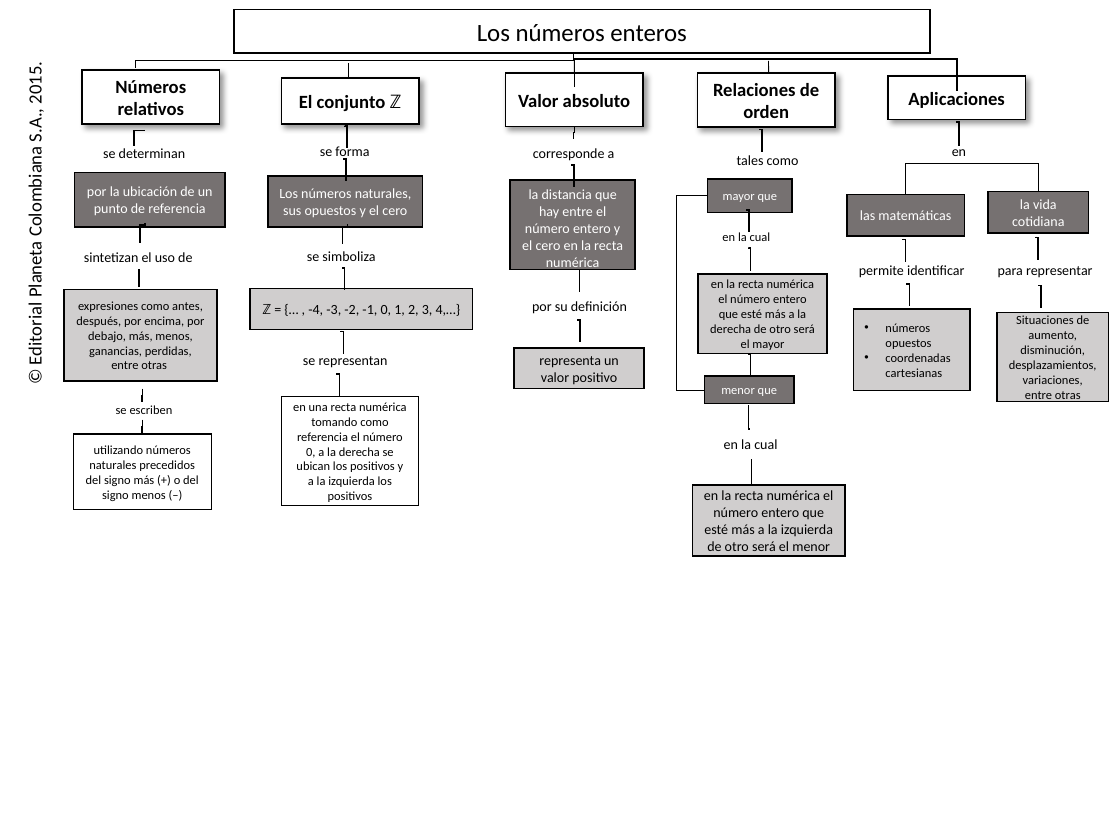
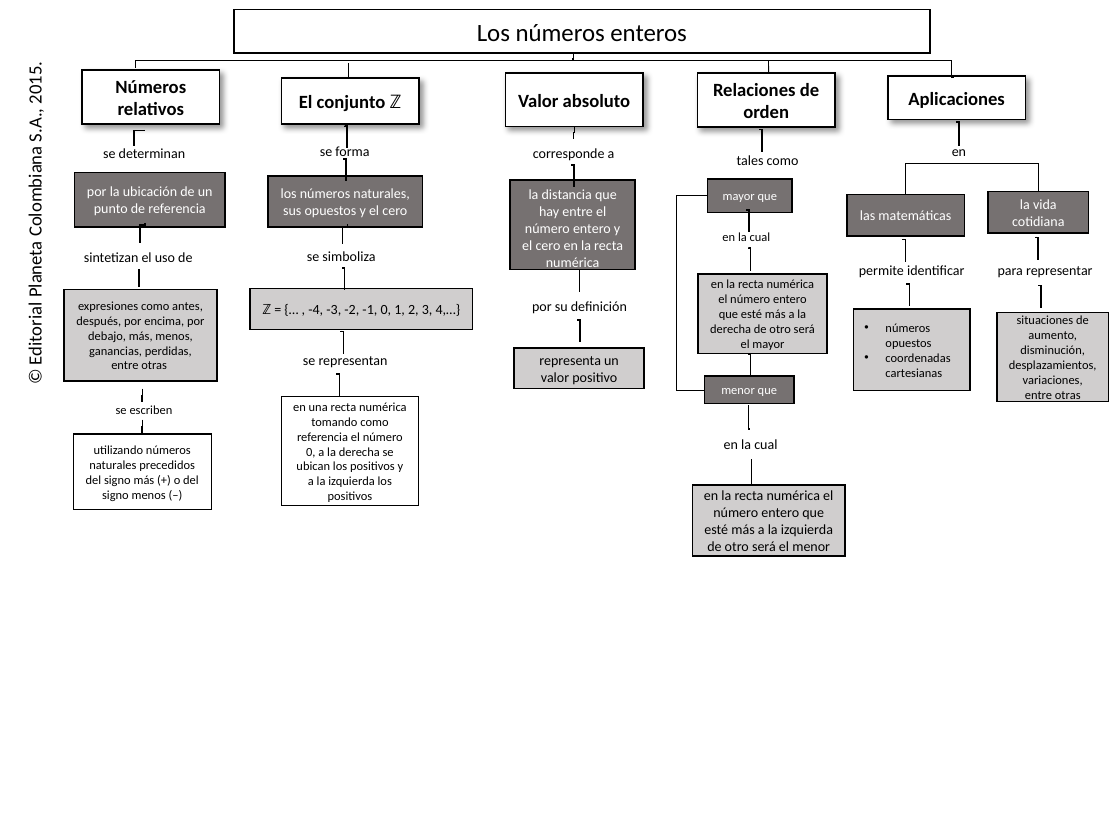
Before and after one commit to AulaPlanetaColombia/Matematicas, a slide deck: slide 1 of fuentes/contenidos/grado07/guion01/MapaConceptual_MA_07_01_CO.pptx. Drawn at 1120x840 pixels with LibreOffice and Linux fonts; fonts in the diff are those of the drawing; background and template pictures are left out. Boxes give left, top, right and bottom in pixels: in the first picture for what was removed or moved away, otherwise in the second. Text is boxed around its words. In the diff, an @@ line names an element or a change of style, - is before the commit and + after.

```diff
--- a/fuentes/contenidos/grado07/guion01/MapaConceptual_MA_07_01_CO.pptx
+++ b/fuentes/contenidos/grado07/guion01/MapaConceptual_MA_07_01_CO.pptx
@@ elbow line moved from (575, 87) - (956, 91) to (573, 58) - (954, 77) @@
@@ line removed from (575, 60) to (575, 73) @@
@@ text in rectangle at box(281, 188, 409, 217): text changed @@
-Los números naturales, sus opuestos y el cero
+los números naturales, sus opuestos y el cero
@@ text in rectangle at box(1009, 315, 1097, 403): text changed @@
-Situaciones de aumento, disminución, desplazamientos, variaciones, entre otras
+situaciones de aumento, disminución, desplazamientos, variaciones, entre otras
```
Also in this commit, not shown: 1 other file.
